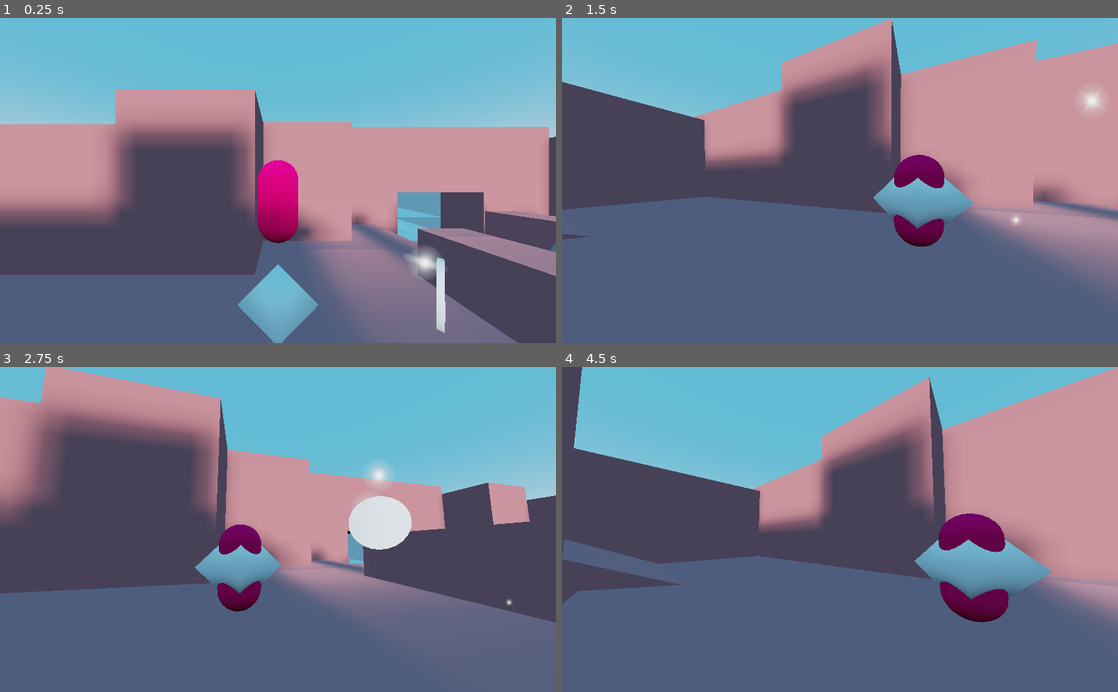
Above: before the commit, frames 1-4 (two rows, left to right).
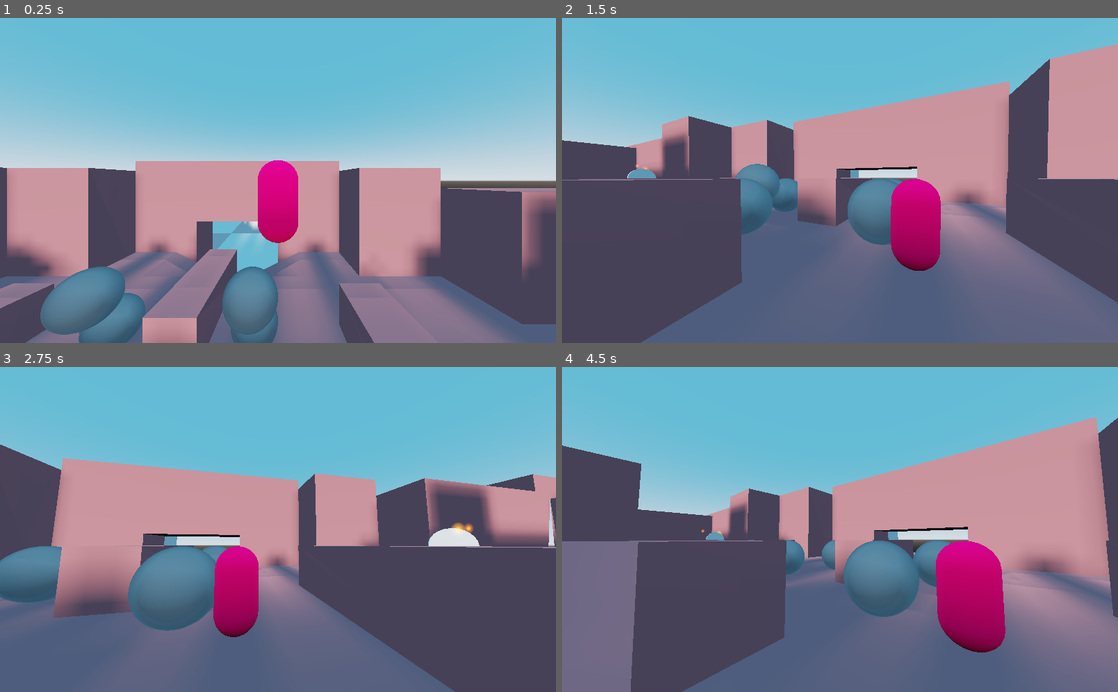
Above: after the commit, the same moments.

Repository: DeerTears/Keep-Away-Game
Game: Godot game, scene res://levels/romping.tscn
Same seed, same stepped clock (60 frames per second), same inputs: the game is played once before the commit and once after it.
Inputs (mouse positions are in pixels of both pictures, inside the frame that each line leads up to):
- Up to frame 1 (0.25 s): no input
- Up to frame 2 (1.5 s): move the mouse to (867, 180) at 0.52 s; move the mouse to (812, 180) at 1.27 s
- Up to frame 3 (2.75 s): move the mouse to (289, 523) at 2.02 s
- Up to frame 4 (4.5 s): move the mouse to (834, 536) at 2.77 s; move the mouse to (878, 532) at 3.52 s; move the mouse to (795, 526) at 4.27 s

The runs differ from the first frame. In frame 1, 50% of the frame differs, in the area x 0-100%, y 22-100%; in frame 2, 48%; in frame 3, 47%; in frame 4, 49%.

Commit message:
add score with random (hidden) coin values

Diff:
--- a/actors/coin.tscn
+++ b/actors/coin.tscn
@@ -72,7 +72,7 @@
 rings = 1
 
 [sub_resource type="Gradient" id=9]
-colors = PoolColorArray( 1, 1, 1, 1, 1, 0.90359, 0.773438, 1 )
+colors = PoolColorArray( 1, 1, 1, 1, 1, 1, 1, 0 )
 
 [sub_resource type="GradientTexture" id=10]
 gradient = SubResource( 9 )
@@ -92,8 +92,11 @@
 angular_velocity_random = 1.0
 angle = 25.0
 angle_random = 1.0
+scale = 0.6
 scale_curve = SubResource( 7 )
 color_ramp = SubResource( 10 )
+hue_variation = 0.3
+hue_variation_random = 0.2
 
 [sub_resource type="AnimatedTexture" id=8]
 flags = 23
@@ -146,7 +149,6 @@
 
 [node name="Particles" type="Particles" parent="."]
 amount = 3
-lifetime = 2.0
-explosiveness = 0.12
+lifetime = 1.5
 process_material = SubResource( 3 )
 draw_pass_1 = SubResource( 5 )
--- a/actors/player.tscn
+++ b/actors/player.tscn
@@ -24,8 +24,6 @@
 
 [sub_resource type="CylinderShape" id=4]
 radius = 0.6
-
-[sub_resource type="AtlasTexture" id=5]
 
 [node name="Player" type="Spatial" groups=[
 "Players",
@@ -99,6 +97,5 @@
 [node name="Score" type="Sprite3D" parent="KinematicBody"]
 transform = Transform( 1, 0, 0, 0, 1, 0, 0, 0, 1, 0, 2, 0 )
 billboard = 1
-texture = SubResource( 5 )
 [connection signal="area_entered" from="KinematicBody/ItemGrabber" to="KinematicBody" method="_on_ItemGrabber_area_entered"]
 [connection signal="timeout" from="KinematicBody/AttackWindup" to="KinematicBody" method="_on_AttackWindup_timeout"]
--- a/actors/spawnlocations.tscn
+++ b/actors/spawnlocations.tscn
@@ -10,15 +10,28 @@
 script = ExtResource( 1 )
 
 [node name="Player0" type="Spatial" parent="."]
-transform = Transform( 1, 0, 0, 0, 1, 0, 0, 0, 1, -15, 0, -1 )
+transform = Transform( 1, 0, 0, 0, 1, 0, 0, 0, 1, 4, 0, 0 )
 
 [node name="MeshInstance" type="MeshInstance" parent="Player0"]
 mesh = SubResource( 1 )
 material/0 = null
 
 [node name="Player1" type="Spatial" parent="."]
-transform = Transform( 1, 0, 0, 0, 1, 0, 0, 0, 1, 11, 2, 10 )
 
 [node name="MeshInstance" type="MeshInstance" parent="Player1"]
 mesh = SubResource( 1 )
 material/0 = null
+
+[node name="Player2" type="Spatial" parent="."]
+transform = Transform( 1, 0, 0, 0, 1, 0, 0, 0, 1, 8, 0, 0 )
+
+[node name="MeshInstance" type="MeshInstance" parent="Player2"]
+mesh = SubResource( 1 )
+material/0 = null
+
+[node name="Player3" type="Spatial" parent="."]
+transform = Transform( 1, 0, 0, 0, 1, 0, 0, 0, 1, 12, 0, 0 )
+
+[node name="MeshInstance" type="MeshInstance" parent="Player3"]
+mesh = SubResource( 1 )
+material/0 = null
--- a/default_bus_layout.tres
+++ b/default_bus_layout.tres
@@ -1,4 +1,4 @@
 [gd_resource type="AudioBusLayout" format=2]
 
 [resource]
-bus/0/volume_db = -17.0211
+bus/0/volume_db = -1.51703
--- a/levels/romping.tscn
+++ b/levels/romping.tscn
@@ -355,6 +355,7 @@
 shape = SubResource( 2 )
 
 [node name="SpawnLocations" parent="." instance=ExtResource( 5 )]
+transform = Transform( 1, 0, 0, 0, 1, 0, 0, 0, 1, 0, 3, 0 )
 
 [node name="Player2" parent="." instance=ExtResource( 1 )]
 transform = Transform( 1, 0, 0, 0, 1, 0, 0, 0, 1, 0, 3, 0 )
--- a/scripts/bouncyball.gd
+++ b/scripts/bouncyball.gd
@@ -1,13 +1,10 @@
 extends RigidBody
 
-func teleport(target:Node):
-	print(target)
-	if target == null:
-		return
-	var teleport_point = target.translation
-	print(get_translation())
-	set_translation(teleport_point) # why this no work? eh...
+func teleport(target:Vector3):
+	self.transform.origin = target
+	yield(get_tree(),"idle_frame")
+	print(transform.origin)
 
 func _on_Area_area_entered(area):
 	if area.get_collision_layer() == 2147483776:
-		teleport(get_node_or_null("/root/Spatial/"))
+		teleport(Vector3(rand_range(-50,50), 50, rand_range(-50, 50)))
--- a/scripts/coin.gd
+++ b/scripts/coin.gd
@@ -7,6 +7,7 @@
 export var respawn_time: float = 5.0
 
 enum qualities {
+	GARBAGE,
 	BRONZE,
 	SILVER,
 	GOLD
@@ -15,10 +16,14 @@
 var coin_quality: int
 
 func _ready():
-	var temp = qualities
-	print(temp)
-	coin_quality = temp["BRONZE"]
-	print(coin_quality)
+	randomize()
+	match randi() % qualities.size() - 1:
+		0:
+			coin_quality = qualities.get("BRONZE")
+		1:
+			coin_quality = qualities.get("SILVER")
+		2:
+			coin_quality = qualities.get("GOLD")
 	match coin_quality:
 		qualities.BRONZE:
 			pass
@@ -26,7 +31,7 @@
 			pass
 		qualities.GOLD:
 			pass
-
+	print(coin_quality)
 
 func collect():
 	area.monitorable = false
--- a/scripts/playermove.gd
+++ b/scripts/playermove.gd
@@ -84,7 +84,6 @@
 	attack_cooldown.wait_time = attack_cooldown_time
 	teleport(GameInfo.get_my_respawn_location(controlling_player))
 
-
 func _on_AttackWindup_timeout():
 	if attack_cooldown.is_stopped():
 		attacking = true
@@ -95,6 +94,7 @@
 func _on_ItemGrabber_area_entered(area):
 	if "coin_quality" in area.get_parent():
 		area.get_parent().collect()
+		GameInfo.add_score(controlling_player, area.get_parent().coin_quality)
 		return
 	if area.get_parent().name == "Pits":
 		teleport(GameInfo.get_my_respawn_location(controlling_player))
--- a/scripts/singletons/gameinfo.gd
+++ b/scripts/singletons/gameinfo.gd
@@ -1,14 +1,23 @@
 extends Node
 
-# notes:
+# consider: extend a timer, when we run ourselves, we provide the amount of time_left to every other node in the scene
 
-# each level must have
+# scoring
 
-# a SpawnLocation object with configured child locations
-# Players
+var p0_score: int = 0
+var p1_score: int = 0
+var p2_score: int = 0
+var p3_score: int = 0
 
-var p0_respawn_location: Vector3
-var p1_respawn_location: Vector3
+# respawning
+# tells every player where they should respawn when they call get_my_respawn_location(controlling_player)
+
+# pre-emptive debug: if player teleports always == Vector3.ZERO, then SpawnLocations.tscn is missing from the level
+
+var p0_respawn_location = Vector3.ZERO
+var p1_respawn_location = Vector3.ZERO
+var p2_respawn_location = Vector3.ZERO
+var p3_respawn_location = Vector3.ZERO
 
 func get_my_respawn_location(num:int) -> Vector3:
 	match num:
@@ -18,3 +27,61 @@
 			return p1_respawn_location
 	print("Error, could not find player number to teleport")
 	return Vector3.ZERO
+
+# gamestate machine
+# manages timers and such
+
+enum GameStates {
+	LOADING,
+	WARMUP,
+	COUNTDOWN,
+	STARTED,
+	POSTGAME,
+}
+
+var current_gamestate: int = GameStates.LOADING
+
+var time_warmup: float = 5.0
+var time_countdown: float = 3.0
+var time_started: float = 60.0
+var time_postgame: float = 10.0
+
+func switch_gamestate(state:int):
+	match state:
+		GameStates.LOADING:
+			pass
+		GameStates.WARMUP:
+			reset_scores()
+			yield(get_tree().create_timer(time_warmup),"timeout")
+			switch_gamestate(GameStates.COUNTDOWN)
+		GameStates.COUNTDOWN:
+			yield(get_tree().create_timer(time_countdown),"timeout")
+			switch_gamestate(GameStates.STARTED)
+		GameStates.STARTED:
+			yield(get_tree().create_timer(time_started),"timeout")
+			switch_gamestate(GameStates.POSTGAME)
+		GameStates.POSTGAME:
+			determine_winner()
+			yield(get_tree().create_timer(time_postgame),"timeout")
+			switch_gamestate(GameStates.WARMUP)
+
+func determine_winner():
+	if p0_score > p1_score:
+		print("p0 is winner!")
+	if p1_score > p0_score:
+		print("p1 is winner!")
+	if p1_score == p0_score:
+		print("it's a tie!")
+
+func add_score(player:int,score:int):
+	match player:
+		0:
+			p0_score += score
+			print("p0's score is now %s" % [p0_score])
+		1:
+			p1_score += score
+			print("p1's score is now %s" % [p1_score])
+
+func reset_scores():
+	p0_score = 0
+	p1_score = 0
--- a/scripts/spawnlocations.gd
+++ b/scripts/spawnlocations.gd
@@ -2,14 +2,23 @@
 
 onready var p0 = $Player0
 onready var p1 = $Player1
+onready var p2 = $Player2
+onready var p3 = $Player3
 
 var p0_position: Vector3
 var p1_position: Vector3
+var p2_position: Vector3
+var p3_position: Vector3
 
 func _ready():
+	for i in self.get_child_count():
+		get_child(i).get_child(0).hide()
 	p0_position = p0.global_transform.origin
 	p1_position = p1.global_transform.origin
-	print("%s is the absolute position of p%s" % [p0_position, "0"])
-	print("%s is the absolute position of p%s" % [p1_position, "1"])
+	p2_position = p2.global_transform.origin
+	p3_position = p3.global_transform.origin
+
 	GameInfo.p0_respawn_location = p0_position
 	GameInfo.p1_respawn_location = p1_position
+	GameInfo.p2_respawn_location = p2_position
+	GameInfo.p3_respawn_location = p2_position
Not shown: 1 places in actors/player.tscn that only renumber resources
